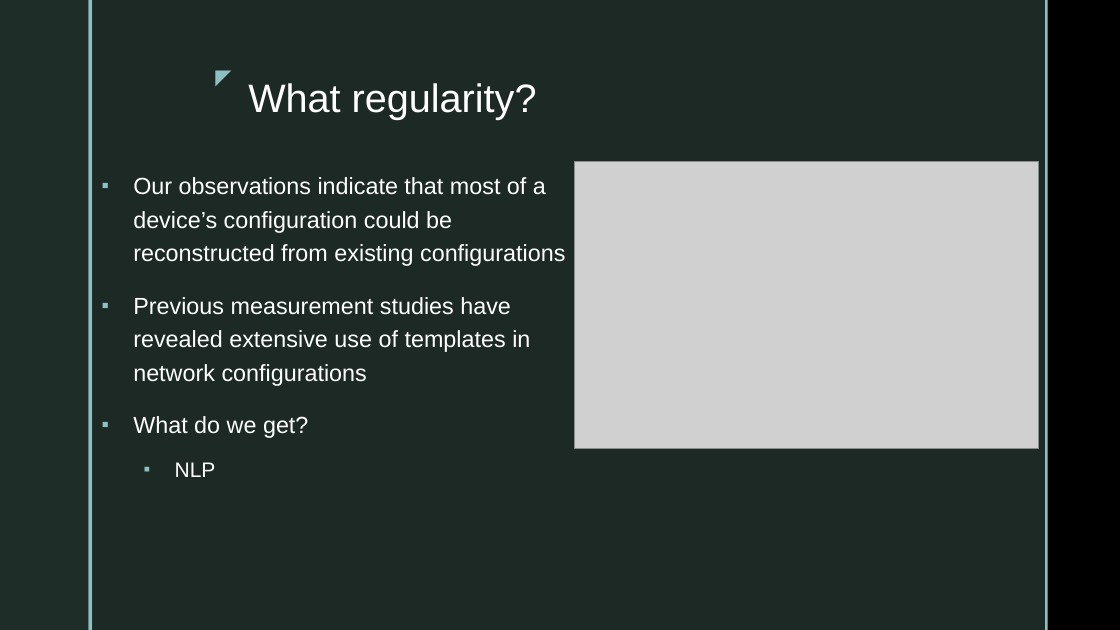
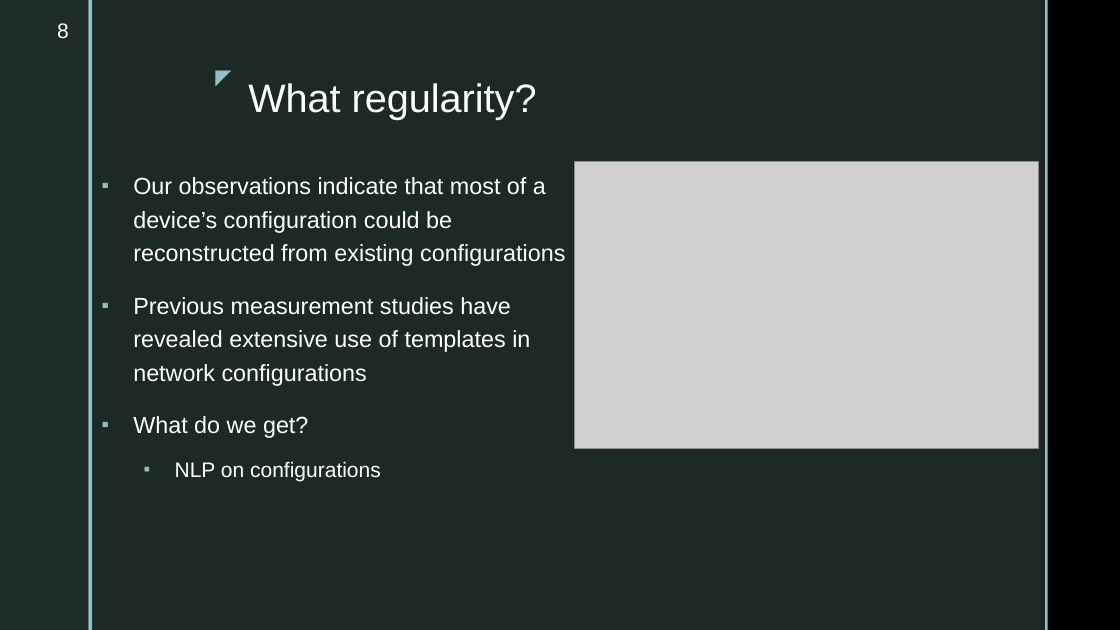
Before and after one commit to ahsanMah/config-completion, a slide deck: slide 8 of Final Presentation.pptx. Drawn at 1120x630 pixels with LibreOffice and Linux fonts; fonts in the diff are those of the drawing; grey boxes stand for pictures; background and template pictures are left out. Boxes give left, top, right and bottom in pixels: in the first picture for what was removed or moved away, otherwise in the second. Text is boxed around its words. In the diff, an @@ line names an element or a change of style, - is before the commit and + after.

```diff
--- a/Final Presentation.pptx
+++ b/Final Presentation.pptx
@@ page number added at bbox=[57, 23, 69, 38], 18 pt, text #FFFFFF @@
+8
@@ text at bbox=[175, 461, 381, 481]: text changed @@
-  ▪ NLP
+  ▪ NLP on configurations
```
Also in this commit, not shown: 9 other slides changed, 8 slides added, 5 slides removed, 18 other files.
